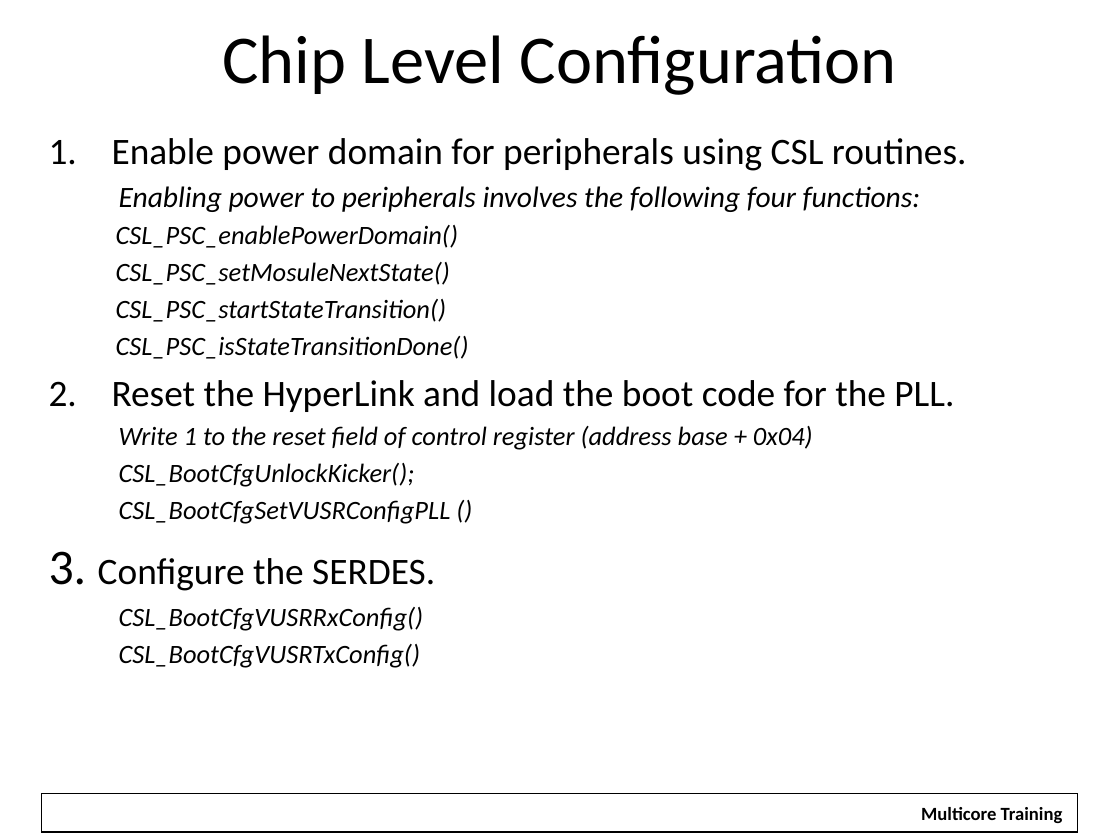
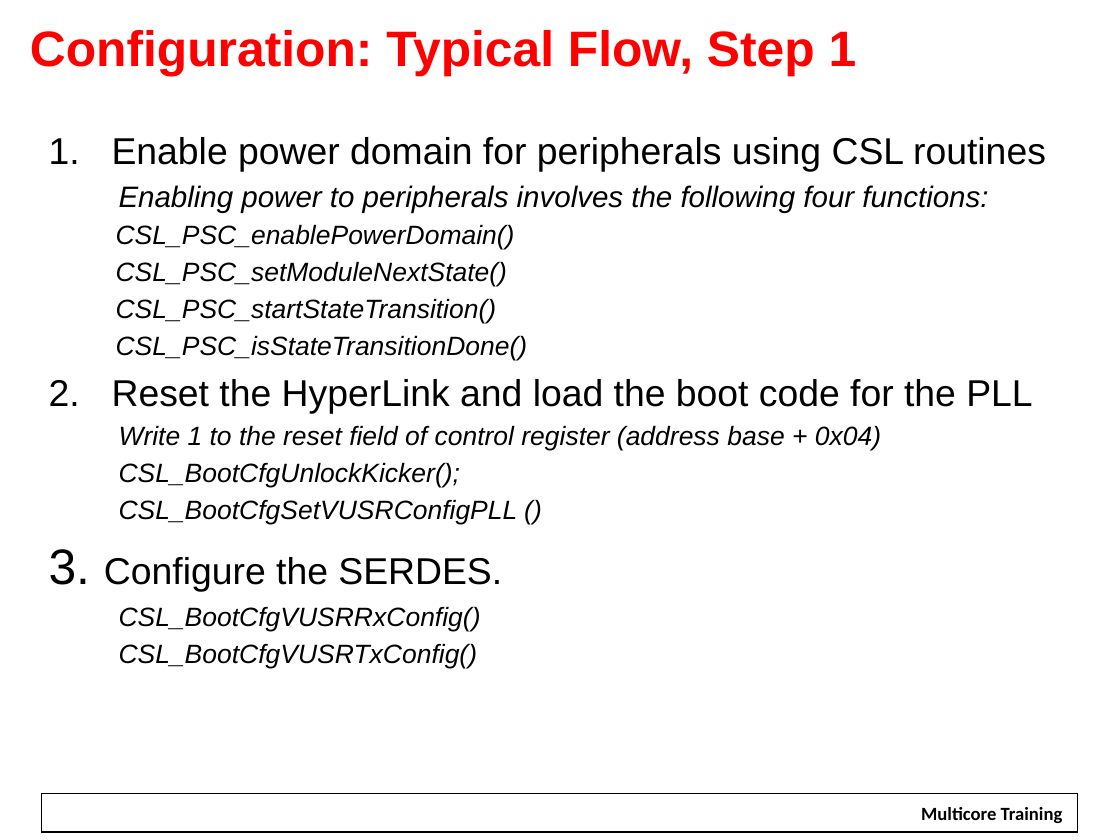
Before and after one commit to hari1989/keystone-workshop, a slide deck: slide 43 of slides/Intro to Hyperlink.pptx (slide 40 before the commit). Drawn at 1120x840 pixels with LibreOffice and Linux fonts; fonts in the diff are those of the drawing; background and template pictures are left out. Boxes give left, top, right and bottom in pixels: in the first picture for what was removed or moved away, otherwise in the second. Text is boxed around its words. In the diff, an @@ line names an element or a change of style, - is before the commit and + after.

```diff
--- a/slides/Intro to Hyperlink.pptx
+++ b/slides/Intro to Hyperlink.pptx
@@ text added at (30,30,857,77), 32 pt, text #FF0000, bold @@
+Configuration: Typical Flow, Step 1
@@ title removed at (222,35,897,95) @@
-Chip Level Configuration
@@ text at (112,137,1046,171): text changed; font Calibri to Arial @@
-1. Enable power domain for peripherals using CSL routines.
+1. Enable power domain for peripherals using CSL routines
@@ text at (49,185,988,668): font Calibri to Arial in "Enabling power to peripherals involves the following ...", "CSL_PSC_enablePowerDomain()", "CSL_PSC_startStateTransition()", "CSL_PSC_isStateTransitionDone()" and 6 more places @@
@@ text at (116,261,507,287): text changed; font Calibri to Arial @@
-      CSL_PSC_setMosuleNextState()
+      CSL_PSC_setModuleNextState()
@@ text at (112,379,1032,413): text changed; font Calibri to Arial @@
-2. Reset the HyperLink and load the boot code for the PLL.
+2. Reset the HyperLink and load the boot code for the PLL
```
Also in this commit, not shown: 23 other slides changed, 40 slides added, 23 slides removed, 1 other file.
